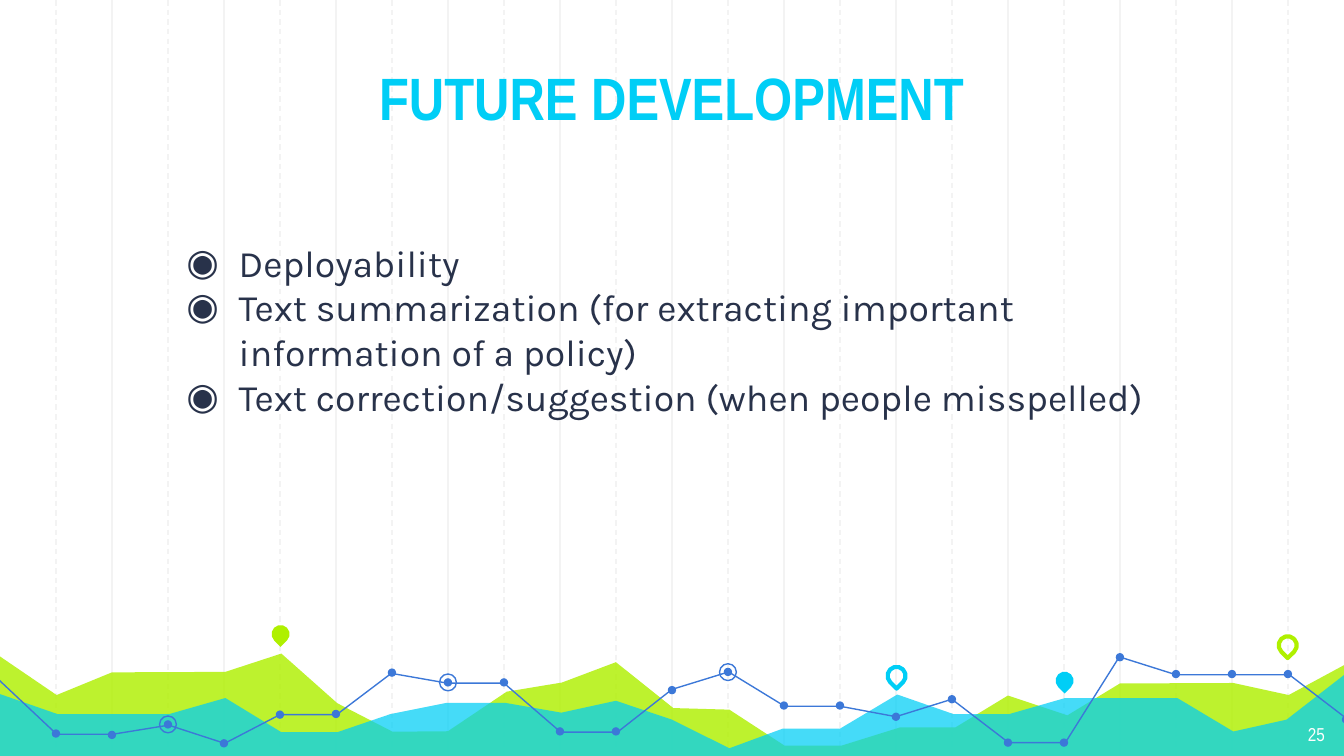
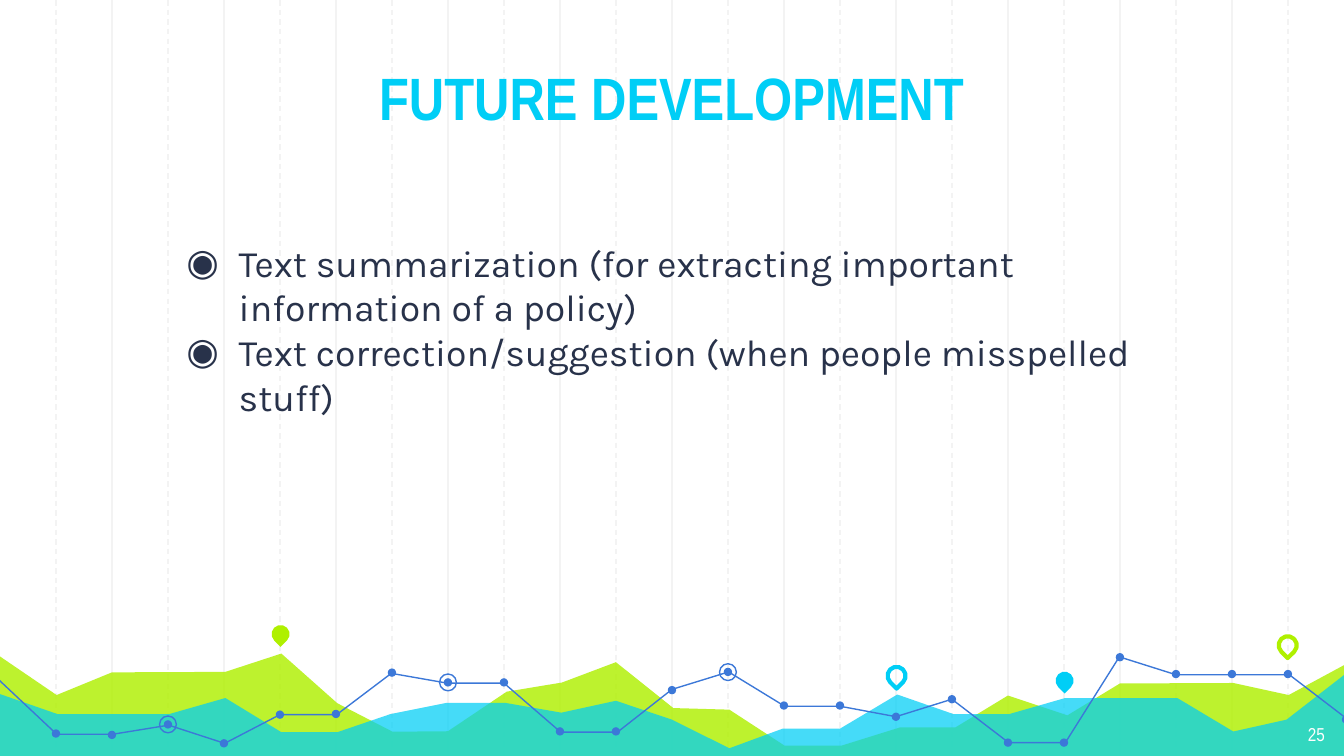
Before and after one commit to Andyayk/app, a slide deck: slide 25 of Graph Based Search.pptx. Drawn at 1344x756 pixels with LibreOffice and Linux fonts; fonts in the diff are those of the drawing. Boxes give left, top, right and bottom in pixels: in the first picture for what was removed or moved away, otherwise in the second. Text is boxed around its words. In the diff, an @@ line names an element or a change of style, - is before the commit and + after.

```diff
--- a/Graph Based Search.pptx
+++ b/Graph Based Search.pptx
@@ text at [239, 251, 460, 286]: paragraph removed @@
-◉ Deployability
@@ text at [239, 338, 1130, 415]: text changed @@
-◉ Text correction/suggestion (when people misspelled)
+◉ Text correction/suggestion (when people misspelled stuff)
```
Also in this commit, not shown: 7 other slides changed.
